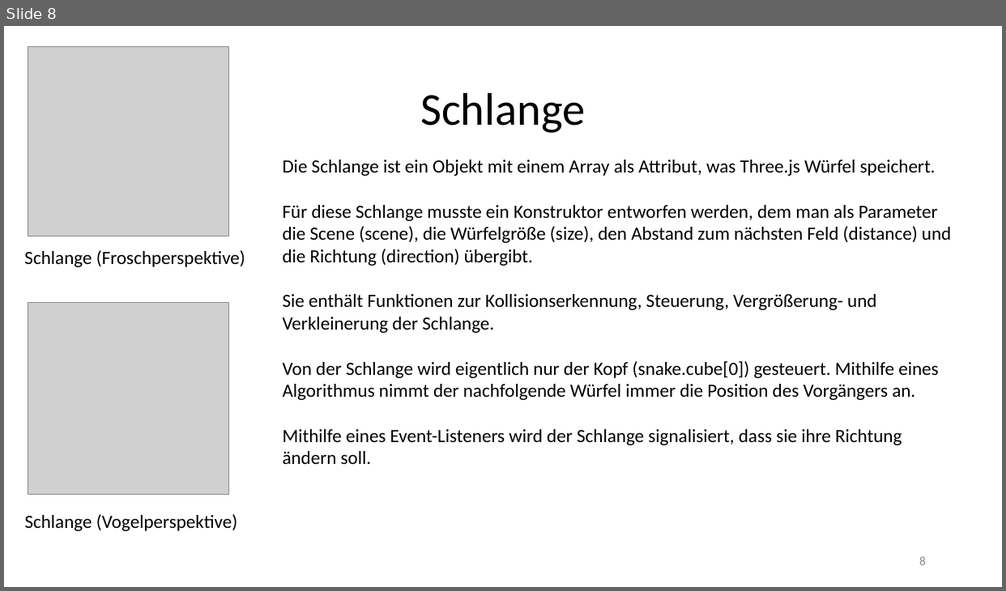
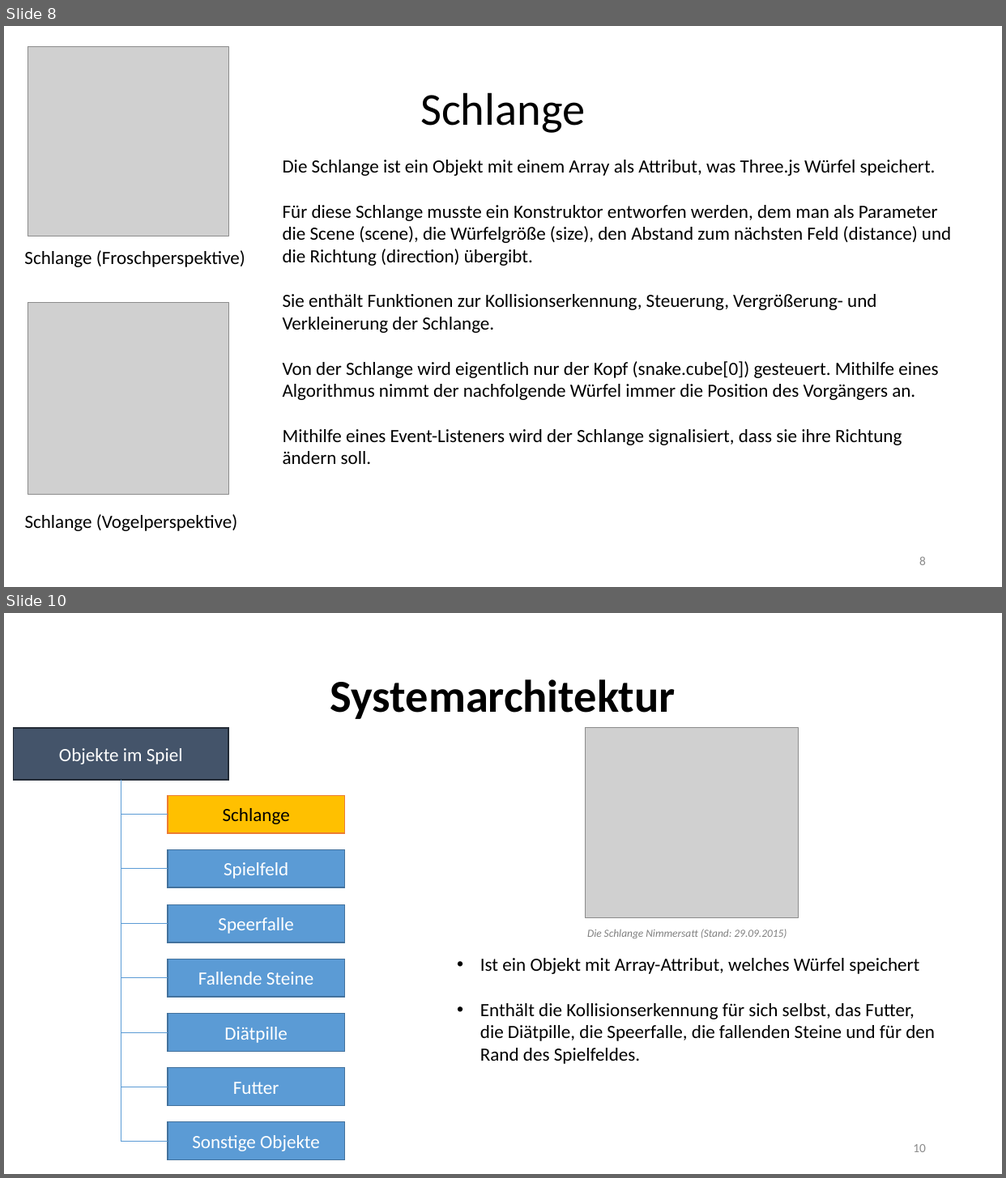
Before and after one commit to RamoramaInteractive/GDV-Projekt, a slide deck: FinalePräsentation.pptx. Shown one above the other, each under a label of ours: slide 8 before the commit, slides 8 and 10 after it; the slides between them are not shown. The pictures are 1006x591 and 1006x1178 pixels, drawn with LibreOffice and Linux fonts; fonts in the diff are those of the drawing; grey boxes stand for pictures. Boxes give left, top, right and bottom in pixels: in the first picture for what was removed or moved away, otherwise in the second. Text is boxed around its words. In the diff, an @@ line names an element or a change of style, - is before the commit and + after.

```diff
--- a/FinalePräsentation.pptx
+++ b/FinalePräsentation.pptx
@@ slide 10 added at <box>4,613,1002,1174</box>, background #FFFFFF @@
@@ title added at <box>330,679,675,719</box>, 44 pt, text #000000, bold @@
+Systemarchitektur
@@ rectangle added at <box>14,728,228,780</box>, fill #44546A, outline #222A35 1 pt, 18 pt, text #FFFFFF @@
+Objekte im Spiel
@@ picture added at <box>585,728,798,918</box> @@
@@ line added from (121, 780) to (121, 1142), #5B9BD5 0.5 pt @@
@@ rectangle added at <box>168,796,345,834</box>, fill #FFC000, outline #ED7D31 1 pt, 18 pt, text #000000 @@
+Schlange
@@ line added from (168, 815) to (121, 815), #5B9BD5 0.5 pt @@
@@ rectangle added at <box>168,850,345,888</box>, fill #5B9BD5, outline #43739E 1 pt, 18 pt, text #FFFFFF @@
+Spielfeld
@@ line added from (168, 869) to (121, 869), #5B9BD5 0.5 pt @@
@@ line added from (168, 924) to (121, 924), #5B9BD5 0.5 pt @@
@@ rectangle added at <box>168,905,345,943</box>, fill #5B9BD5, outline #43739E 1 pt, 18 pt, text #FFFFFF @@
+Speerfalle
@@ text added at <box>587,929,786,939</box>, 10.5 pt, text #808080, italic @@
+Die Schlange Nimmersatt (Stand: 29.09.2015)
@@ rectangle added at <box>168,959,345,997</box>, fill #5B9BD5, outline #43739E 1 pt, 18 pt, text #FFFFFF @@
+Fallende Steine
@@ text added at <box>480,958,935,1064</box>, 18 pt, text #000000 @@
+• Ist ein Objekt mit Array-Attribut, welches Würfel speichert
+• Enthält die Kollisionserkennung für sich selbst, das Futter, die Diätpille, die Speerfalle, die fallenden Steine und für den Rand des Spielfeldes.
@@ line added from (168, 978) to (121, 978), #5B9BD5 0.5 pt @@
@@ rectangle added at <box>168,1013,345,1052</box>, fill #5B9BD5, outline #43739E 1 pt, 18 pt, text #FFFFFF @@
+Diätpille
@@ line added from (168, 1033) to (121, 1033), #5B9BD5 0.5 pt @@
@@ rectangle added at <box>168,1068,345,1106</box>, fill #5B9BD5, outline #43739E 1 pt, 18 pt, text #FFFFFF @@
+Futter
@@ line added from (168, 1087) to (121, 1087), #5B9BD5 0.5 pt @@
@@ rectangle added at <box>168,1122,345,1161</box>, fill #5B9BD5, outline #43739E 1 pt, 18 pt, text #FFFFFF @@
+Sonstige Objekte
@@ line added from (168, 1142) to (121, 1142), #5B9BD5 0.5 pt @@
@@ page number added at <box>913,1144,926,1152</box>, 12 pt, text #8C8C8C @@
+10
```
Also in this commit, not shown: 8 other slides added, 1 slide removed.
